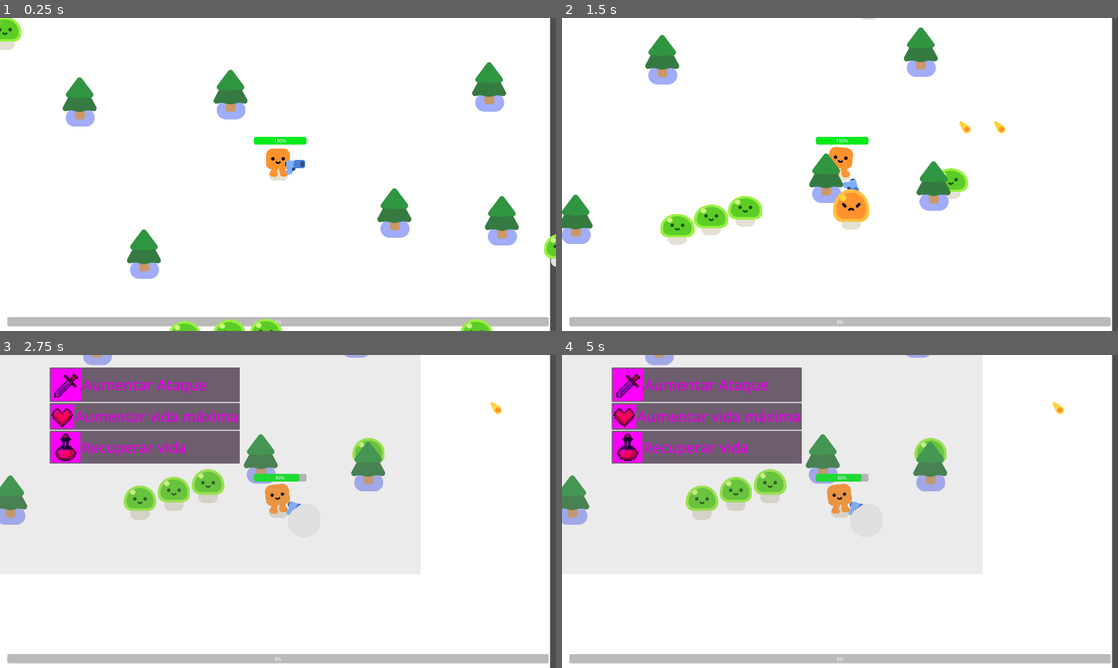
Above: before the commit, frames 1-4 (two rows, left to right).
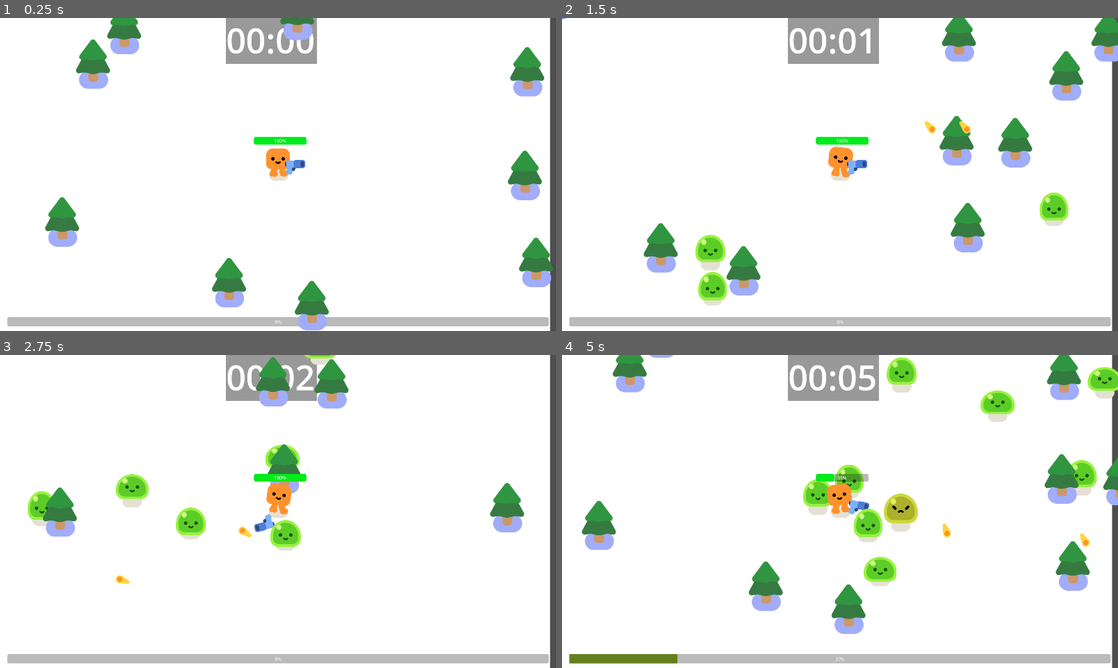
Above: after the commit, the same moments.

Repository: klausgreiner/godot_survival
Game: Godot game, scene res://survivor_game.tscn
Two runs of this game, one before a commit and one after it. Both use one fixed random seed, a clock stepped at 60 frames per second and the inputs below.
Inputs:
- Up to frame 1 (0.25 s): no input
- Up to frame 2 (1.5 s): hold D (move_right) 0.53-1.28 s; hold S (move_down) from 1.28 s (still down)
- Up to frame 3 (2.75 s): release S (move_down) at 2.03 s; hold D (move_right) from 2.03 s (still down)
- Up to frame 4 (5 s): release D (move_right) at 2.78 s; hold W (move_up) 2.78-3.53 s; hold A (move_left) from 3.53 s (still down)

The runs differ from the first frame. In frame 1, 13% of the frame differs, in the area x 0-100%, y 0-100%; in frame 2, 15%; in frame 3, 21%; in frame 4, 25%, in the area x 0-100%, y 0-99%.

Commit message:
Add game over functionality, sound effects, and adjust mob difficulty scaling

Diff:
--- a/bullet.gd
+++ b/bullet.gd
@@ -2,7 +2,7 @@
 var travelled_distance = 0
 func _physics_process(delta: float) -> void:
 	const SPEED = 1000.0
-	const RANGE = 1000.0
+	const RANGE = 600.0
 	var direction = Vector2.RIGHT.rotated(rotation)
 	position += direction * SPEED * delta
 
@@ -12,6 +12,6 @@
 
 
 func _on_body_entered(body: Node2D) -> void:
-	queue_free()
+
 	if body.has_method("take_damage"):
 		body.take_damage()
--- a/characters/slime/slime.gd
+++ b/characters/slime/slime.gd
@@ -3,6 +3,7 @@
 
 func play_walk():
 	%AnimationPlayer.play("walk")
+	%JumpSound.play()
 
 
 func play_hurt():
--- a/characters/slime/slime.tscn
+++ b/characters/slime/slime.tscn
@@ -6,6 +6,7 @@
 [ext_resource type="Texture2D" uid="uid://c078jrp2yvc4s" path="res://characters/slime/slime_face.png" id="2_ygydt"]
 [ext_resource type="Texture2D" uid="uid://btbxea1f3vwot" path="res://characters/slime/slime_body_hurt.png" id="4_0qu0c"]
 [ext_resource type="Texture2D" uid="uid://cai2ijnbypqtr" path="res://characters/slime/slime_hurt_eyes.png" id="4_hi70h"]
+[ext_resource type="AudioStream" uid="uid://q8cnqr0j208v" path="res://characters/slime/f1f72f86-c6bf-4477-8f58-6a76c7f3bffa-1683306808872.mp3" id="7_b6x42"]
 
 [sub_resource type="Animation" id="Animation_y4lve"]
 length = 0.001
@@ -243,3 +244,9 @@
 libraries = {
 "": SubResource("AnimationLibrary_j6cum")
 }
+
+[node name="JumpSound" type="AudioStreamPlayer2D" parent="."]
+unique_name_in_owner = true
+stream = ExtResource("7_b6x42")
+volume_db = -2.0
+autoplay = true
--- /dev/null
+++ b/game_over.gd
@@ -0,0 +1,5 @@
+extends CanvasLayer
+
+
+func _on_restart_pressed() -> void:
+	pass
--- a/gun.gd
+++ b/gun.gd
@@ -7,6 +7,7 @@
 		look_at(target_enemy.global_position)
 
 func shoot():
+	%PistolShoot.play()
 	const BULLET = preload("res://bullet.tscn")
 	var new_bullet = BULLET.instantiate()
 	new_bullet.global_position = %ShootingPoint.global_position
--- a/gun.tscn
+++ b/gun.tscn
@@ -1,7 +1,8 @@
-[gd_scene load_steps=4 format=3 uid="uid://c6g706ihah1u2"]
+[gd_scene load_steps=5 format=3 uid="uid://c6g706ihah1u2"]
 
 [ext_resource type="Texture2D" uid="uid://cswb5do8rrj7q" path="res://pistol/pistol.png" id="1_85s14"]
 [ext_resource type="Script" path="res://gun.gd" id="1_y1d67"]
+[ext_resource type="AudioStream" uid="uid://kcw4yk1mrq04" path="res://pistol-shot.mp3" id="3_67046"]
 
 [sub_resource type="CircleShape2D" id="CircleShape2D_lvrbr"]
 radius = 318.006
@@ -28,4 +29,8 @@
 wait_time = 0.3
 autostart = true
 
+[node name="PistolShoot" type="AudioStreamPlayer2D" parent="."]
+unique_name_in_owner = true
+stream = ExtResource("3_67046")
+
 [connection signal="timeout" from="Timer" to="." method="_on_timer_timeout"]
--- a/level_up.gd
+++ b/level_up.gd
@@ -1,24 +1,24 @@
-extends Node2D
+extends CanvasLayer
+
 
 @onready var player = get_node("/root/Game/Player")
 
-func _on_attack_pressed() -> void:
-	player.attackDamage += 1
-	_on_levelup_pressed()
-
-
-func _on_cure_pressed() -> void:
-	player.health += 10
-	_on_levelup_pressed()
-
-
-
-func _on_health_pressed() -> void:
-	player.health = player.maxHealth + 10
-	player.health =  player.health
-	_on_levelup_pressed()
 
 func _on_levelup_pressed() -> void:
 	%LevelUp.visible = false
 	get_tree().paused = false
-	get_tree().reload_current_scene()
+
+
+func _on_max_health_pressed() -> void:
+	player.increaseHealth()
+	_on_levelup_pressed()
+
+
+func _on_heal_pressed() -> void:
+	player.increaseHealth()
+	_on_levelup_pressed()
+
+
+func _on_attack_pressed() -> void:
+	player.increaseAttack()
+	_on_levelup_pressed()
--- a/level_up.tscn
+++ /dev/null
@@ -1,57 +0,0 @@
-[gd_scene load_steps=7 format=3 uid="uid://bgjph6iceqvnd"]
-
-[ext_resource type="Script" path="res://level_up.gd" id="1_v2bp0"]
-[ext_resource type="Texture2D" uid="uid://bi8gu2ab5mb75" path="res://sword.png" id="2_6x2f7"]
-[ext_resource type="Texture2D" uid="uid://dahhe8cowb83b" path="res://maxhealth.png" id="3_2bwba"]
-[ext_resource type="Texture2D" uid="uid://lxwq7pu45vy1" path="res://health.png" id="4_xfnqe"]
-[ext_resource type="Texture2D" uid="uid://ba526bj1al0dn" path="res://gratz.png" id="5_6rrdo"]
-
-[sub_resource type="ViewportTexture" id="ViewportTexture_l7y53"]
-
-[node name="LevelUp" type="Node2D"]
-script = ExtResource("1_v2bp0")
-
-[node name="MarginContainer" type="MarginContainer" parent="."]
-offset_right = 1905.0
-offset_bottom = 1096.0
-size_flags_horizontal = 4
-
-[node name="ColorRect" type="ColorRect" parent="MarginContainer"]
-layout_mode = 2
-color = Color(0.6, 0.6, 0.6, 0.196078)
-
-[node name="VBoxContainer" type="VBoxContainer" parent="MarginContainer"]
-modulate = Color(1, 0, 1, 1)
-layout_mode = 2
-size_flags_horizontal = 4
-alignment = 1
-
-[node name="Attack" type="Button" parent="MarginContainer/VBoxContainer"]
-layout_mode = 2
-theme_override_font_sizes/font_size = 50
-text = "Aumentar Ataque"
-icon = ExtResource("2_6x2f7")
-alignment = 0
-
-[node name="Health" type="Button" parent="MarginContainer/VBoxContainer"]
-layout_mode = 2
-theme_override_font_sizes/font_size = 50
-text = "Aumentar vida máxima"
-icon = ExtResource("3_2bwba")
-alignment = 0
-
-[node name="Heal" type="Button" parent="MarginContainer/VBoxContainer"]
-layout_mode = 2
-theme_override_font_sizes/font_size = 50
-theme_override_icons/icon = SubResource("ViewportTexture_l7y53")
-text = "Recuperar vida"
-icon = ExtResource("4_xfnqe")
-alignment = 0
-
-[node name="Gratz" type="Sprite2D" parent="MarginContainer"]
-position = Vector2(947, 187)
-texture = ExtResource("5_6rrdo")
-
-[connection signal="pressed" from="MarginContainer/VBoxContainer/Attack" to="." method="_on_attack_pressed"]
-[connection signal="pressed" from="MarginContainer/VBoxContainer/Health" to="." method="_on_health_pressed"]
-[connection signal="pressed" from="MarginContainer/VBoxContainer/Heal" to="." method="_on_heal_pressed"]
--- a/levelup.tscn
+++ /dev/null
@@ -1,98 +0,0 @@
-[gd_scene load_steps=8 format=3 uid="uid://bqc5jywygqn7l"]
-
-[ext_resource type="Texture2D" uid="uid://bi8gu2ab5mb75" path="res://sword.png" id="1_xm46w"]
-[ext_resource type="Texture2D" uid="uid://lxwq7pu45vy1" path="res://health.png" id="2_8ewy6"]
-[ext_resource type="Texture2D" uid="uid://dahhe8cowb83b" path="res://maxhealth.png" id="3_p0dei"]
-[ext_resource type="Texture2D" uid="uid://ba526bj1al0dn" path="res://gratz.png" id="4_ybb7v"]
-
-[sub_resource type="GDScript" id="GDScript_1rr8f"]
-script/source = "extends CanvasLayer
-
-@onready var player = get_node(\"/root/Game/Player\")
-
-func _on_attack_pressed() -> void:
-	player.attackDamage += 1
-	_on_levelup_pressed()
-
-
-func _on_cure_pressed() -> void:
-	player.health += 10
-	_on_levelup_pressed()
-
-
-
-func _on_health_pressed() -> void:
-	player.health = player.maxHealth + 10
-	player.health =  player.health
-	_on_levelup_pressed()
-
-func _on_levelup_pressed() -> void:
-	%LevelUp.visible = false
-	get_tree().paused = false
-	get_tree().reload_current_scene()
-
-"
-
-[sub_resource type="InputEventKey" id="InputEventKey_twba4"]
-device = -1
-keycode = 49
-unicode = 49
-
-[sub_resource type="Shortcut" id="Shortcut_2o4ca"]
-events = [SubResource("InputEventKey_twba4")]
-
-[node name="CanvasLayer" type="CanvasLayer"]
-script = SubResource("GDScript_1rr8f")
-
-[node name="ColorRect" type="ColorRect" parent="."]
-offset_right = 1917.0
-offset_bottom = 1068.0
-color = Color(0.580392, 0.580392, 0.580392, 0.439216)
-
-[node name="Gratz" type="Sprite2D" parent="."]
-position = Vector2(941, 138)
-texture = ExtResource("4_ybb7v")
-
-[node name="Control" type="Control" parent="."]
-layout_mode = 3
-anchors_preset = 0
-offset_right = 40.0
-offset_bottom = 40.0
-
-[node name="VBoxContainer" type="VBoxContainer" parent="Control"]
-z_index = 50
-layout_mode = 0
-offset_right = 1928.0
-offset_bottom = 1077.0
-theme_override_constants/separation = 50
-alignment = 1
-
-[node name="attack" type="TextureButton" parent="Control/VBoxContainer"]
-layout_mode = 2
-shortcut = SubResource("Shortcut_2o4ca")
-texture_normal = ExtResource("1_xm46w")
-texture_pressed = ExtResource("1_xm46w")
-texture_hover = ExtResource("1_xm46w")
-stretch_mode = 3
-
-[node name="cure" type="TextureButton" parent="Control/VBoxContainer"]
-layout_mode = 2
-action_mode = 0
-shortcut = SubResource("Shortcut_2o4ca")
-texture_normal = ExtResource("2_8ewy6")
-texture_pressed = ExtResource("2_8ewy6")
-texture_hover = ExtResource("2_8ewy6")
-stretch_mode = 3
-
-[node name="health" type="TextureButton" parent="Control/VBoxContainer"]
-layout_mode = 2
-action_mode = 0
-shortcut = SubResource("Shortcut_2o4ca")
-texture_normal = ExtResource("3_p0dei")
-texture_pressed = ExtResource("3_p0dei")
-texture_hover = ExtResource("3_p0dei")
-stretch_mode = 3
-
-[connection signal="pressed" from="Control/VBoxContainer/attack" to="." method="_on_attack_pressed"]
-[connection signal="pressed" from="Control/VBoxContainer/cure" to="." method="_on_cure_pressed"]
-[connection signal="pressed" from="Control/VBoxContainer/health" to="." method="_on_health_pressed"]
--- a/mob.gd
+++ b/mob.gd
@@ -3,23 +3,26 @@
 @onready var player = get_node("/root/Game/Player")
 
 var health = 3
-var experienceGiven = 10
+var experienceGiven = 5
+var scaleDifficult = 1
+var damage = 50
 
 func _ready():
 	%Slime.play_walk()
 
 func _physics_process(delta: float) -> void:
 	var direction = global_position.direction_to(player.global_position)
-	velocity	 = direction * 300.0
+	velocity	 = direction * 300.0 * (scaleDifficult)
+
 	move_and_slide()
 
 func take_damage():
-	health -= player.attackDamage
+	health -= (player.attackDamage / scaleDifficult )
 	%Slime.play_hurt()
-	if health == 0:
+	if health <= 0:
 		queue_free()
 		const SMOKE_SCENE = preload("res://smoke_explosion/smoke_explosion.tscn")
 		var smoke = SMOKE_SCENE.instantiate()
 		get_parent().add_child(smoke)
 		smoke.global_position = global_position
-		player.addExperience(10)
+		player.addExperience(experienceGiven * scaleDifficult)
--- a/player.gd
+++ b/player.gd
@@ -2,8 +2,8 @@
 signal health_depleted
 var health = 100.0
 var maxHealth = 100.0
-var experience = 90.0
-var currentLevel = 0.0
+var experience = 0.0
+var currentLevel = 1
 var attackDamage = 1
 
 
@@ -17,19 +17,35 @@
 		%HappyBoo.play_idle_animation()
 
 	var overlapping_mobs = %HurtBox.get_overlapping_bodies()
-	const DAMAGE_RATE = 50
+
+
 	if overlapping_mobs.size() > 0:
-		health -= DAMAGE_RATE * overlapping_mobs.size() * delta
+		health -= overlapping_mobs[0].damage * overlapping_mobs.size() * delta
 		%ProgressBar.value = health
 		if health <= 0.0:
 			health_depleted.emit()
 
 func addExperience(expBase):
-	experience += expBase
+	experience += expBase /currentLevel
 	if experience >= 100:
+		levelUp()
+	%Experience.value = experience
+
+func levelUp():
 		currentLevel += 1
 		experience = 0
+		%LevelUpSoundPlayer.play()
 		%LevelUp.visible = true
 		get_tree().paused = true
 
-	%Experience.value = experience
+
+func increaseHealth():
+	health = maxHealth + 10
+	health =  health
+	%ProgressBar.value = health
+
+func heal():
+	health = maxHealth
+	%ProgressBar.value = health
+func increaseAttack():
+	attackDamage +=1
--- a/survivor_game.gd
+++ b/survivor_game.gd
@@ -1,24 +1,64 @@
 extends Node2D
 
+@onready var background_music = $BackgroundMusic  # Background music AudioStreamPlayer
+@onready var pine_tree_scene = preload("res://pine_tree.tscn")  # Preload the pine tree scene
+
+var countDifficulty =1
+var last_time = -30
+var timer = 0
+var minutes =0
+var seconds = 0
 func _ready():
-	spawn_mob()
-	spawn_mob()
-	spawn_mob()
-	spawn_mob()
-	spawn_mob()
-	spawn_mob()
+	background_music.play()
+	spawn_trees()
+
 
 func spawn_mob():
 	var new_mob = preload("res://mob.tscn").instantiate()
 	%PathFollow2D.progress_ratio = randf()
 	new_mob.global_position = %PathFollow2D.global_position
+	new_mob.damage = new_mob.damage * (countDifficulty * 0.5)
 	add_child(new_mob)
 
 
 func _on_timer_timeout() -> void:
-	spawn_mob()
+	for i in range(countDifficulty):
+		spawn_mob()
 
 
 func _on_player_health_depleted() -> void:
 	%GameOver.visible = true
 	get_tree().paused = true
+
+
+func _on_time_survived_timeout() -> void:
+	timer += 1
+
+	minutes = timer / 60
+	seconds= timer % 60
+	# Check if 30 seconds have passed since the last increment
+	if timer - last_time >= 30:
+		last_time = timer  # Update the last_time to the current time
+		countDifficulty += 1  # Increment difficulty
+	%LabelTimeSurvived.text = "%02d:%02d" % [minutes, seconds]
+
+
+func _on_restart_pressed() -> void:
+	pass # Replace with function body.
+
+
+# Function to spawn pine trees all over the canvas
+func spawn_trees() -> void:
+	var canvas_size = get_viewport().size  # Get the size of the current canvas (screen)
+
+	# Define the area where the trees can be spawned, based on canvas size
+	var max_x = 5000
+	var max_y = 3000
+
+	# Spawn trees randomly all over the canvas
+	var tree_count = 50  # Adjust how many trees you want to spawn
+	for i in range(tree_count):
+		var tree_instance = pine_tree_scene.instantiate()  # Create an instance of the pine tree scene
+		# Randomize tree position within the canvas size
+		tree_instance.position = Vector2(randf_range(0, max_x), randf_range(0, max_y))
+		add_child(tree_instance)  # Add the tree instance to the scene tree
--- a/survivor_game.tscn
+++ b/survivor_game.tscn
@@ -1,9 +1,17 @@
-[gd_scene load_steps=6 format=3 uid="uid://bh7mn1s674173"]
+[gd_scene load_steps=13 format=3 uid="uid://bh7mn1s674173"]
 
 [ext_resource type="Script" path="res://survivor_game.gd" id="1_d0kvs"]
 [ext_resource type="PackedScene" uid="uid://2rxakib22p0g" path="res://player.tscn" id="1_wbaqb"]
-[ext_resource type="PackedScene" uid="uid://c50mo6x1o0a6o" path="res://pine_tree.tscn" id="2_6x8wq"]
-[ext_resource type="PackedScene" uid="uid://bgjph6iceqvnd" path="res://level_up.tscn" id="4_otvih"]
+[ext_resource type="AudioStream" uid="uid://dls6vce71mcqv" path="res://ragnarok-online-level-up-sound.mp3" id="3_xrs3s"]
+[ext_resource type="Script" path="res://game_over.gd" id="4_5y4u3"]
+[ext_resource type="Texture2D" uid="uid://bi8gu2ab5mb75" path="res://sword.png" id="4_fc1hp"]
+[ext_resource type="Script" path="res://level_up.gd" id="4_yo2hk"]
+[ext_resource type="Texture2D" uid="uid://lxwq7pu45vy1" path="res://health.png" id="5_kfkfn"]
+[ext_resource type="Texture2D" uid="uid://ba526bj1al0dn" path="res://gratz.png" id="5_s2lm3"]
+[ext_resource type="Texture2D" uid="uid://dahhe8cowb83b" path="res://maxhealth.png" id="6_0d6ao"]
+[ext_resource type="AudioStream" uid="uid://ci4ergdqllgvk" path="res://characters/slime/1-18. Time up!!.mp3" id="9_uui4l"]
+
+[sub_resource type="StyleBoxFlat" id="StyleBoxFlat_ird5d"]
 
 [sub_resource type="Curve2D" id="Curve2D_xq8ky"]
 _data = {
@@ -24,6 +32,17 @@
 offset_right = 1899.0
 offset_bottom = 1166.0
 
+[node name="LabelTimeSurvived" type="Label" parent="CanvasLayer/ColorRect"]
+unique_name_in_owner = true
+layout_mode = 0
+offset_left = 819.0
+offset_top = 9.0
+offset_right = 1133.0
+offset_bottom = 174.0
+theme_override_font_sizes/font_size = 120
+theme_override_styles/normal = SubResource("StyleBoxFlat_ird5d")
+text = "00:00"
+
 [node name="Player" parent="." instance=ExtResource("1_wbaqb")]
 position = Vector2(909, 611)
 
@@ -38,37 +57,20 @@
 rotation = -3.12069
 progress = 5279.54
 
-[node name="PineTree" parent="." instance=ExtResource("2_6x8wq")]
-position = Vector2(224, 413)
-
-[node name="PineTree2" parent="." instance=ExtResource("2_6x8wq")]
-position = Vector2(745, 387)
-
-[node name="PineTree3" parent="." instance=ExtResource("2_6x8wq")]
-position = Vector2(1682, 823)
-
-[node name="PineTree4" parent="." instance=ExtResource("2_6x8wq")]
-position = Vector2(1638, 361)
-
-[node name="PineTree5" parent="." instance=ExtResource("2_6x8wq")]
-position = Vector2(1311, 796)
-
-[node name="PineTree6" parent="." instance=ExtResource("2_6x8wq")]
-position = Vector2(446, 938)
+[node name="LevelUpSoundPlayer" type="AudioStreamPlayer2D" parent="Player"]
+unique_name_in_owner = true
+process_mode = 3
+stream = ExtResource("3_xrs3s")
 
 [node name="Timer" type="Timer" parent="."]
 wait_time = 0.5
 autostart = true
 
-[node name="LevelUp" parent="." instance=ExtResource("4_otvih")]
-unique_name_in_owner = true
-visible = false
-z_index = 4
-position = Vector2(-42, 46)
-
 [node name="GameOver" type="CanvasLayer" parent="."]
 unique_name_in_owner = true
+process_mode = 2
 visible = false
+script = ExtResource("4_5y4u3")
 
 [node name="ColorRect" type="ColorRect" parent="GameOver"]
 offset_left = -64.0
@@ -77,6 +79,15 @@
 offset_bottom = 1188.0
 color = Color(0, 0, 0, 1)
 
+[node name="Restart" type="Button" parent="GameOver/ColorRect"]
+layout_mode = 0
+offset_left = 618.0
+offset_top = 719.0
+offset_right = 1501.0
+offset_bottom = 892.0
+theme_override_font_sizes/font_size = 120
+text = "Tentar de novo"
+
 [node name="Label" type="Label" parent="GameOver/ColorRect"]
 layout_mode = 1
 anchors_preset = 8
@@ -84,15 +95,61 @@
 anchor_top = 0.5
 anchor_right = 0.5
 anchor_bottom = 0.5
-offset_left = -282.5
-offset_top = -172.0
-offset_right = 282.5
-offset_bottom = 172.0
+offset_left = -568.5
+offset_top = -230.5
+offset_right = 618.5
+offset_bottom = 113.5
 grow_horizontal = 2
 grow_vertical = 2
 theme_override_font_sizes/font_size = 240
 text = "YOU SUCK"
 uppercase = true
 
+[node name="LevelUp" type="CanvasLayer" parent="."]
+unique_name_in_owner = true
+process_mode = 2
+visible = false
+script = ExtResource("4_yo2hk")
+
+[node name="Sprite2D" type="Sprite2D" parent="LevelUp"]
+position = Vector2(962, 270)
+texture = ExtResource("5_s2lm3")
+
+[node name="MarginContainer" type="MarginContainer" parent="LevelUp"]
+offset_left = 803.0
+offset_top = 411.0
+offset_right = 1112.0
+offset_bottom = 790.0
+
+[node name="VBoxContainer" type="VBoxContainer" parent="LevelUp/MarginContainer"]
+layout_mode = 2
+
+[node name="Attack" type="Button" parent="LevelUp/MarginContainer/VBoxContainer"]
+layout_mode = 2
+text = "Aumentar Ataque"
+icon = ExtResource("4_fc1hp")
+
+[node name="Heal" type="Button" parent="LevelUp/MarginContainer/VBoxContainer"]
+layout_mode = 2
+text = "Recuperar vida"
+icon = ExtResource("5_kfkfn")
+
+[node name="MaxHealth" type="Button" parent="LevelUp/MarginContainer/VBoxContainer"]
+layout_mode = 2
+text = "Aumentar vida máxima"
+icon = ExtResource("6_0d6ao")
+
+[node name="TimeSurvived" type="Timer" parent="."]
+autostart = true
+
+[node name="BackgroundMusic" type="AudioStreamPlayer" parent="."]
+stream = ExtResource("9_uui4l")
+autoplay = true
+
 [connection signal="health_depleted" from="Player" to="." method="_on_player_health_depleted"]
 [connection signal="timeout" from="Timer" to="." method="_on_timer_timeout"]
+[connection signal="pressed" from="GameOver/ColorRect/Restart" to="GameOver" method="_on_restart_pressed"]
+[connection signal="pressed" from="LevelUp/MarginContainer/VBoxContainer/Attack" to="LevelUp" method="_on_attack_pressed"]
+[connection signal="pressed" from="LevelUp/MarginContainer/VBoxContainer/Heal" to="LevelUp" method="_on_heal_pressed"]
+[connection signal="pressed" from="LevelUp/MarginContainer/VBoxContainer/MaxHealth" to="LevelUp" method="_on_max_health_pressed"]
+[connection signal="timeout" from="TimeSurvived" to="." method="_on_time_survived_timeout"]
Not shown, added: characters/slime/1-18. Time up!!.mp3.import
Not shown, added: characters/slime/f1f72f86-c6bf-4477-8f58-6a76c7f3bffa-1683306808872.mp3.import
Not shown: 1 places in characters/slime/slime.tscn that only renumber resources
Not shown, added: pistol-shot.mp3.import
Not shown, added: ragnarok-online-level-up-sound.mp3.import
Not shown, added: characters/slime/1-18. Time up!!.mp3
Not shown, added: characters/slime/f1f72f86-c6bf-4477-8f58-6a76c7f3bffa-1683306808872.mp3
Not shown, added: pistol-shot.mp3
Not shown, added: ragnarok-online-level-up-sound.mp3
